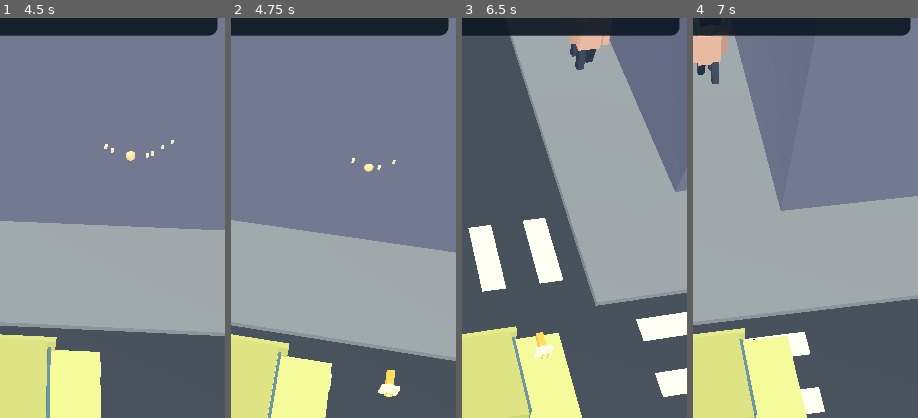
Above: before the commit, frames 1-4 (left to right).
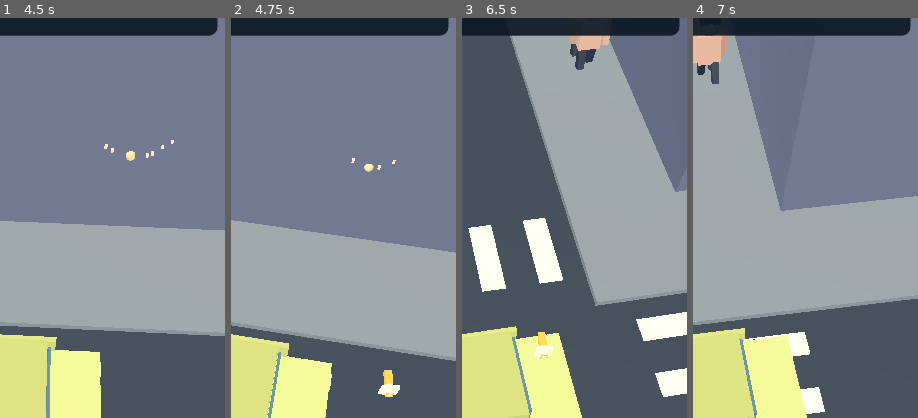
Above: after the commit, the same moments.

Repository: shejklgaia-png/Gt_a_like_game
Game: Godot game, scene res://scenes/main.tscn
Two runs of this game, one before a commit and one after it. Both use one fixed random seed, a clock stepped at 60 frames per second and the inputs below.
Inputs (mouse positions are % of the whole screen's width and height, from its top left):
- Up to frame 1 (4.5 s): tap Enter at 0.5 s; move the mouse to (45, 70) at 0.52 s; hold W 0.53-1.25 s; hold Space 0.53-1.25 s; click (45, 70) at 0.67 s; drag from (80, 65) to (45, 70) at 1.27 s; click "FIRE" at 2 s; move the mouse to (20, 35) at 2.77 s; hold A 2.78-3.5 s; hold Space 2.78-3.5 s; tap E at 2.85 s; drag from (55, 50) to (20, 35) at 3.52 s; move the mouse to (35, 25) at 4.27 s; hold S from 4.28 s (still down); hold Space from 4.28 s (still down); tap Q at 4.35 s
- Up to frame 2 (4.75 s): keep holding S; keep holding Space
- Up to frame 3 (6.5 s): release S at 5 s; release Space at 5 s; drag from (72, 45) to (35, 25) at 5.02 s; move the mouse to (30, 55) at 5.77 s; hold W from 5.78 s (still down); hold Space from 5.78 s (still down); tap R at 5.85 s; click (30, 55) at 5.92 s
- Up to frame 4 (7 s): release W at 6.5 s; release Space at 6.5 s; drag from (60, 28) to (30, 55) at 6.52 s
The pictures show only the part of the screen within x 50-100%, y 7-57%; the shares and areas given below are measured in that part.

Frame 1 is identical in both runs. In frame 2, 0.1% of the frame differs, in the area x 65-76%, y 88-95%; in frame 3, 0.1%; in frame 4, nothing differs.

Commit message:
Aim gun muzzle flash along current ballistic direction

Diff:
--- a/scripts/main.gd
+++ b/scripts/main.gd
@@ -283,7 +283,7 @@
 	var excludes: Array[RID] = [hero.get_rid()]
 	if is_instance_valid(car_driven):
 		excludes.append(car_driven.get_rid())
-	Fx.flash(self, origin, 1.6 if gun_id == "Shotgun" else 1.0)
+	Fx.flash(self, origin, 1.6 if gun_id == "Shotgun" else 1.0, aim)
 	for pellet in range(pellet_count):
 		var rad := deg_to_rad(angular_spread)
 		var r := sqrt(randf()) * rad
